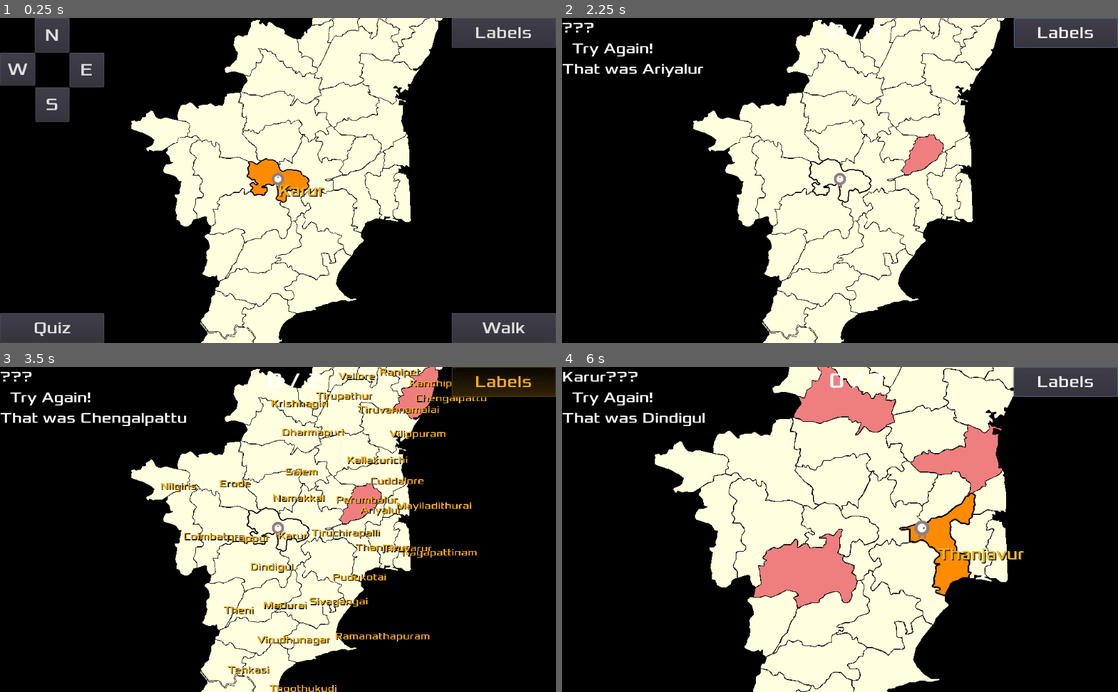
Above: before the commit, frames 1-4 (two rows, left to right).
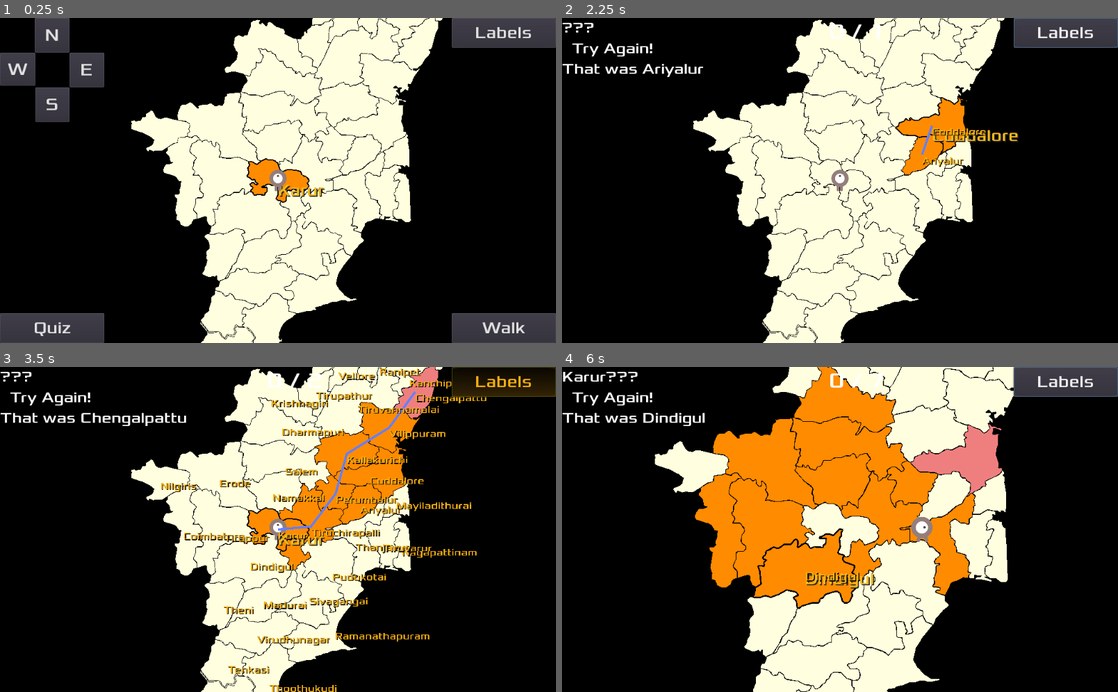
Above: after the commit, the same moments.

Repository: sharun-s/godot-tn
Game: Godot game, scene res://Node2D.tscn
Same seed, same stepped clock (60 frames per second), same inputs: the game is played once before the commit and once after it.
Inputs (mouse positions are in pixels of both pictures, inside the frame that each line leads up to):
- Up to frame 1 (0.25 s): no input
- Up to frame 2 (2.25 s): click "Quiz" at 0.5 s; click "Labels" at 1.25 s; tap Enter at 2 s; drag from (923, 154) to (979, 44) at 2.02 s
- Up to frame 3 (3.5 s): tap Space at 2.75 s; drag from (417, 393) to (278, 526) at 2.77 s
- Up to frame 4 (6 s): tap Enter at 3.5, 5.75 s; move the mouse to (745, 529) at 3.52 s; hold Right (ui_right) 3.53-4.25 s; hold Mouse wheel up (zoom_in) 3.53-4.25 s; click (745, 529) at 3.67 s; drag from (956, 461) to (717, 529) at 4.27 s; tap Space at 5 s; drag from (845, 399) to (717, 529) at 5.02 s; drag from (806, 568) to (717, 529) at 5.77 s

The runs differ from the first frame. In frame 1, 0.1% of the frame differs, in the area x 48-52%, y 46-54%; in frame 2, 2.1%; in frame 3, 5.6%; in frame 4, 19%, in the area x 23-84%, y 0-75%.

Commit message:
moved shaders to seperate project added drag path shows district names along path

Diff:
--- a/Node2D.tscn
+++ b/Node2D.tscn
@@ -47,6 +47,7 @@
 [node name="Tween" type="Tween" parent="Camera2D"]
 
 [node name="Player" parent="Camera2D" instance=ExtResource( 6 )]
+scale = Vector2( 1.4, 1.4 )
 input_pickable = false
 collision_layer = 2
 
--- a/TN.gd
+++ b/TN.gd
@@ -113,8 +113,15 @@
 	c.position=s.position - Vector2(s.texture.get_width()/2.0,s.texture.get_height()/2.0)
 	return [c, p]
 
+#var shore:ShaderMaterial
+#func applyshore(district):
+#	var dp:Polygon2D=get_node(district).get_child(0)
+#	dp.material=shore
+
 func _ready():
 	init_label_font()
+	#shore=ShaderMaterial.new()
+	#shore.shader=load("res://shore.shader")
 	rng.randomize()
 	add_child(tw)
 	add_child(walkpath)
@@ -156,6 +163,15 @@
 func on_district_select(_viewport, event, _idx, district):
 	if event is InputEventMouseButton and event.pressed:
 		select(district)
+		walkpath.clear_points()
+		walkpath.add_point(get_node(district).position)
+
+	#if event is InputEventMouseMotion:
+			#walkpath.add_point(get_node(district).position)
+	if event is InputEventScreenDrag:
+		walkpath.add_point(get_node(district).position)
+		highlight_district(district, false, true)
+		#print(event, district)
 
 func select(district):
 	if game_in_progress==1:
@@ -188,18 +204,21 @@
 		get_tree().set_group("dlabels", "visible", false)
 		#deselect district if one is already selected before selecting new one
 		#selecting = change color + add border
-		highlight_district(district)
-
-func highlight_district(district, show_neighbours:=true):
-	if district!=selected_district and selected_district!='':
-		deselect()
+		highlight_district(district, false)
+
+func highlight_district(district, show_neighbours:=true, path:=false):
+	if not path:
+		if district!=selected_district and selected_district!='':
+			deselect()
+		else:
+			if district==selected_district:
+				# already selected so deselect
+				deselect()
+				$Label.text=''
+				selected_district=''
+				return
 	else:
-		if district==selected_district:
-			# already selected so deselect
-			deselect()
-			$Label.text=''
-			selected_district=''
-			return
+		get_node('lbl'+district).show()
 	selected_district=district
 	$Label.text=district
 	var sd:Area2D=get_node(selected_district)
@@ -281,14 +300,14 @@
 	game_in_progress=0
 
 func blink(district, color):
-	var d=get_node(district).get_child(0)
-	for i in 15:
-		d.modulate=color
+	var dx=get_node(district).get_child(0)
+	for i in 5:
+		dx.modulate=color
 		yield(get_tree(), "idle_frame")
-		d.modulate= Color(1.0, 1.0, 1.0)
+		dx.modulate= Color(1.0, 1.0, 1.0)
 		yield(get_tree(), "idle_frame")
-	d.modulate=Color(1.0, 1.0, 1.0)
-	d.color=color
+	dx.modulate=Color(1.0, 1.0, 1.0)
+	dx.color=color
 
 func timed_msg(msg, showafter, blink:=0, blinkcolor:=Color.green):
 	$Timer.wait_time=showafter
--- a/shore-2.shader
+++ /dev/null
@@ -1,69 +0,0 @@
-shader_type canvas_item;
-//render_mode blend_add;
-uniform float reflectionBlur = 0; // works only if project's driver is set to GLES3, more information here https://docs.godotengine.org/ru/stable/tutorials/shading/screen-reading_shaders.html
-uniform float calculatedOffset = 0; // this is controlled by script, it takes into account camera position and water object position, that way reflection stays in the same place when camera is moving
-uniform sampler2D noiseTexture;
-
-uniform vec2 distortionScale = vec2(0.3, 0.3);
-uniform vec2 distortionSpeed = vec2(0.01, 0.02);
-uniform vec2 distortionStrength = vec2(0.3, 0.3);
-
-uniform float waveSmoothing = .1;
-
-uniform float mainWaveSpeed = 2.5;
-uniform float mainWaveFrequency = 10;
-uniform float mainWaveAmplitude = 0.015;
-
-uniform vec4 shorelineColor : hint_color = vec4(1.);
-uniform float shorelineSize : hint_range(0., 1.) = 0.025;
-uniform float foamSize : hint_range(0., 1.0) = 0.125;
-uniform float foamStrength : hint_range(0., 1.0) = 0.5;
-uniform float foamSpeed;
-uniform vec2 foamScale;
-
-void fragment()
-{
-	vec2 size=TEXTURE_PIXEL_SIZE;
-	vec4 color = vec4(0.0,.3,.9,.5);
-	vec2 uv = UV;
-	vec4 tcol=texture(TEXTURE, UV);
-	vec4 tcolleft=texture(TEXTURE, UV+vec2(size.x+10.,0.0));
-	//if (tcol.a==0.0 && tcolleft.a==0.0){
-		vec2 noiseTextureUV = UV * distortionScale;
-		noiseTextureUV += TIME * distortionSpeed; // scroll noise over time
-
-		vec2 waterDistortion = texture(noiseTexture, noiseTextureUV).rg;
-		waterDistortion.rg *= distortionStrength.xy;
-		waterDistortion.rg = smoothstep(0.0, 1., waterDistortion.rg);
-		uv += waterDistortion;
-		float distFromLeft = 0.6+mainWaveAmplitude * sin(UV.y * mainWaveFrequency + TIME * mainWaveSpeed) + mainWaveAmplitude;
-		float waveArea =  UV.x-distFromLeft;
-		waveArea = smoothstep(0., 1. * waveSmoothing, waveArea);
-		//color.a *= waveArea;
-	//} else{
-	//	color=tcol;
-	//}
-	//uv.y = 1. - uv.y; // turning screen uvs upside down
-	//uv.y -= calculatedOffset;
-
-
-	//vec4 color = COLOR;//texture(TEXTURE, uv);//, reflectionBlur);
-
-
-	float shorelineBottom = UV.x - distFromLeft - shorelineSize;
-	shorelineBottom = smoothstep(0., 1. * waveSmoothing,  shorelineBottom);
-
-	float shoreline = waveArea - shorelineBottom;
-	color.rgb += shoreline * shorelineColor.rgb;
-
-	vec4 foamNoise = texture(noiseTexture, UV* foamScale + TIME * foamSpeed);
-	foamNoise.r = smoothstep(0.0, foamNoise.r, foamStrength);
-
-	float shorelineFoam = UV.x - distFromLeft;
-	shorelineFoam = smoothstep(0.0, shorelineFoam, foamSize);
-
-	shorelineFoam *= foamNoise.r;
-	color.rgb += shorelineFoam * shorelineColor.rgb;
-
-	COLOR = color;
-}
--- a/shore.shader
+++ /dev/null
@@ -1,69 +0,0 @@
-shader_type canvas_item;
-//render_mode blend_add;
-uniform float reflectionBlur = 0; // works only if project's driver is set to GLES3, more information here https://docs.godotengine.org/ru/stable/tutorials/shading/screen-reading_shaders.html
-uniform float calculatedOffset = 0; // this is controlled by script, it takes into account camera position and water object position, that way reflection stays in the same place when camera is moving
-uniform sampler2D noiseTexture;
-
-uniform vec2 distortionScale = vec2(0.3, 0.3);
-uniform vec2 distortionSpeed = vec2(0.01, 0.02);
-uniform vec2 distortionStrength = vec2(0.3, 0.3);
-
-uniform float waveSmoothing = .1;
-
-uniform float mainWaveSpeed = 2.5;
-uniform float mainWaveFrequency = 10;
-uniform float mainWaveAmplitude = 0.015;
-
-uniform vec4 shorelineColor : hint_color = vec4(1.);
-uniform float shorelineSize : hint_range(0., 1.) = 0.025;
-uniform float foamSize : hint_range(0., 1.0) = 0.125;
-uniform float foamStrength : hint_range(0., 1.0) = 0.5;
-uniform float foamSpeed;
-uniform vec2 foamScale;
-
-void fragment()
-{
-	vec2 size=TEXTURE_PIXEL_SIZE;
-	vec4 color = vec4(0.0,.13,.7,.65);
-	vec2 uv = UV;
-	vec4 tcol=texture(TEXTURE, UV);
-	vec4 tcolleft=texture(TEXTURE, UV+vec2(size.x+10.,0.0));
-	//if (tcol.a==0.0 && tcolleft.a==0.0){
-		//vec2 noiseTextureUV = UV * distortionScale;
-		//noiseTextureUV += TIME * distortionSpeed; // scroll noise over time
-
-		//vec2 waterDistortion = texture(noiseTexture, noiseTextureUV).rg;
-		//waterDistortion.rg *= distortionStrength.xy;
-		//waterDistortion.rg = smoothstep(0.0, 1., waterDistortion.rg);
-		//uv += waterDistortion;
-
-		float distFromLeft;
-		if (tcol.a==0.0)
-		{
-			distFromLeft = 1.5*sin(UV.x*1.+ TIME*mainWaveSpeed ) ;
-			float waveArea = (distFromLeft);
-			//waveArea = smoothstep(.0, 1. * waveSmoothing, waveArea);
-			color=color*(2.+waveArea);
-			//float shorelineLeft = distFromLeft - shorelineSize;
-			//shorelineLeft = smoothstep(0., 1. * waveSmoothing,  shorelineLeft);
-			//float shoreline = waveArea - shorelineLeft;
-			//color.rgb += shoreline * shorelineColor.rgb;
-			//vec4 foamNoise = texture(noiseTexture, UV* foamScale + TIME * foamSpeed);
-			//foamNoise.r = smoothstep(0.0, foamNoise.r, foamStrength);
-			//float shorelineFoam = distFromLeft;
-			//shorelineFoam = smoothstep(0.0, shorelineFoam, foamSize);
-			//shorelineFoam *= foamNoise.r;
-			//color.rgb += shorelineFoam * shorelineColor.rgb;
-		}else{
-			//distFromLeft =  0.0;//mainWaveAmplitude * sin( mainWaveFrequency + TIME * mainWaveSpeed) + mainWaveAmplitude;
-			color=tcol;
-		}
-
-	//} else{
-	//	color=tcol;
-	//}
-	//uv.y = 1. - uv.y; // turning screen uvs upside down
-	//uv.y -= calculatedOffset;
-	//vec4 color = COLOR;//texture(TEXTURE, uv);//, reflectionBlur);
-	COLOR = color;
-}
Not shown: 1 places in Node2D.tscn that only renumber resources
